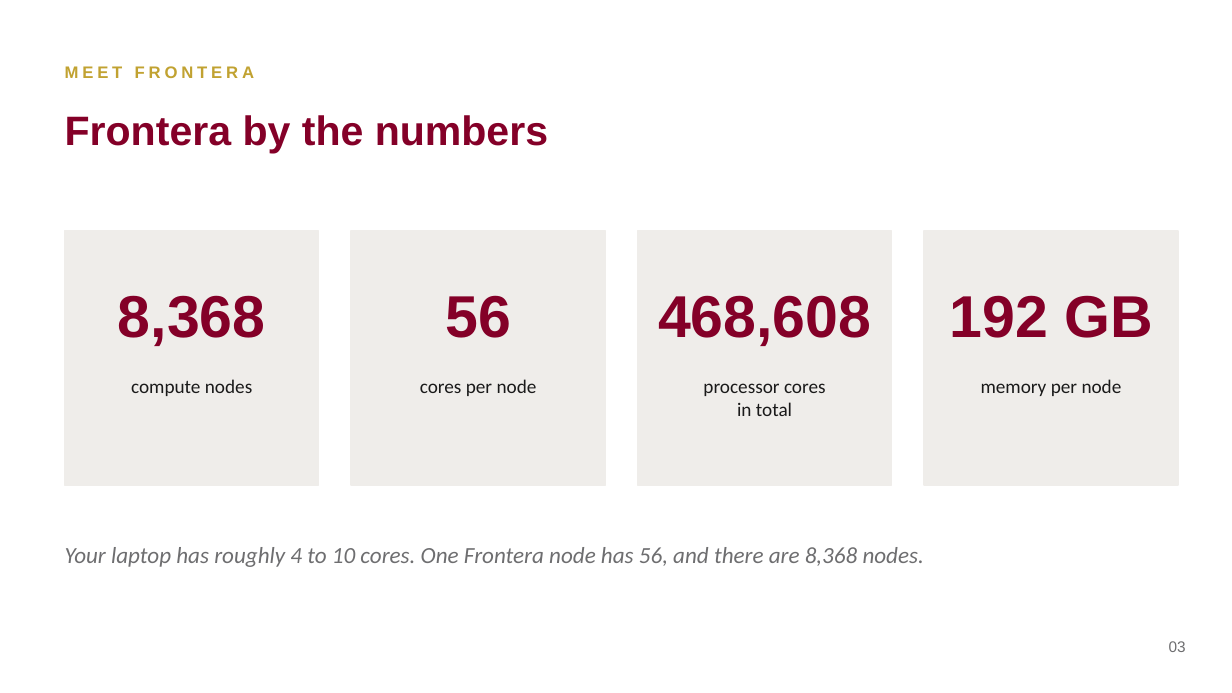
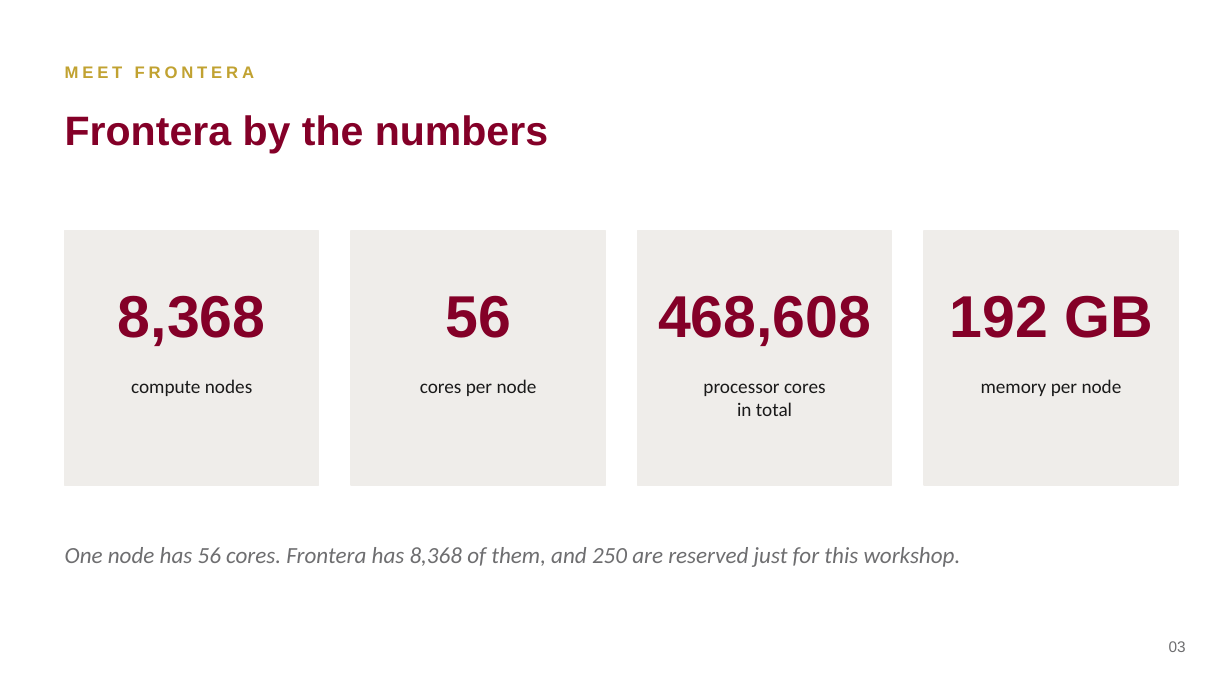
Before and after one commit to ashleyscruse/pfx-hpc, a slide deck: slide 3 of slides/pfx-hpc-slides.pptx. Drawn at 1232x693 pixels with LibreOffice and Linux fonts; fonts in the diff are those of the drawing. Boxes give left, top, right and bottom in pixels: in the first picture for what was removed or moved away, otherwise in the second. Text is boxed around its words. In the diff, an @@ line names an element or a change of style, - is before the commit and + after.

```diff
--- a/slides/pfx-hpc-slides.pptx
+++ b/slides/pfx-hpc-slides.pptx
@@ text at box(65, 547, 961, 567): text changed @@
-Your laptop has roughly 4 to 10 cores. One Frontera node has 56, and there are 8,368 nodes.
+One node has 56 cores. Frontera has 8,368 of them, and 250 are reserved just for this workshop.
```
Also in this commit, not shown: 3 other files.
